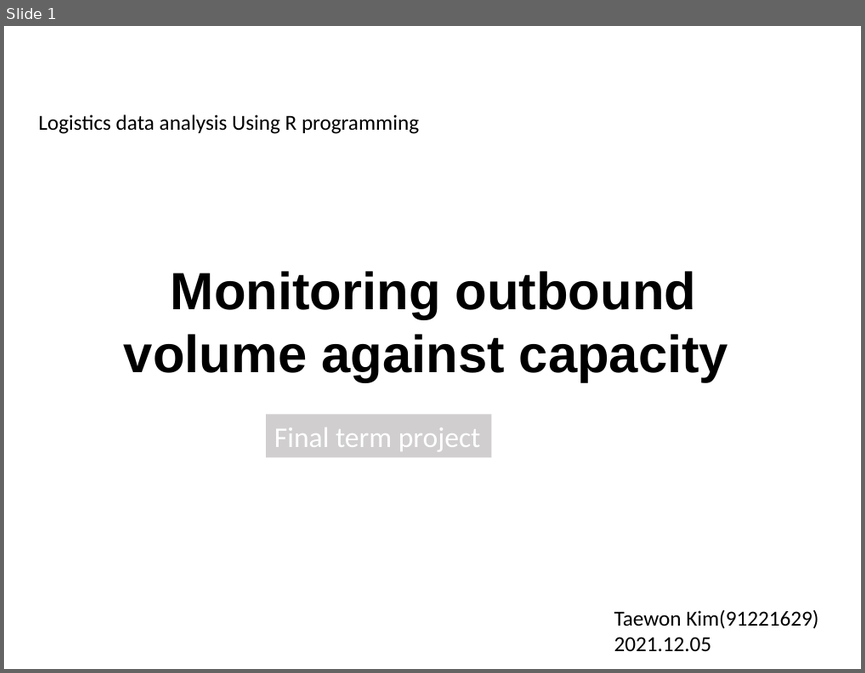
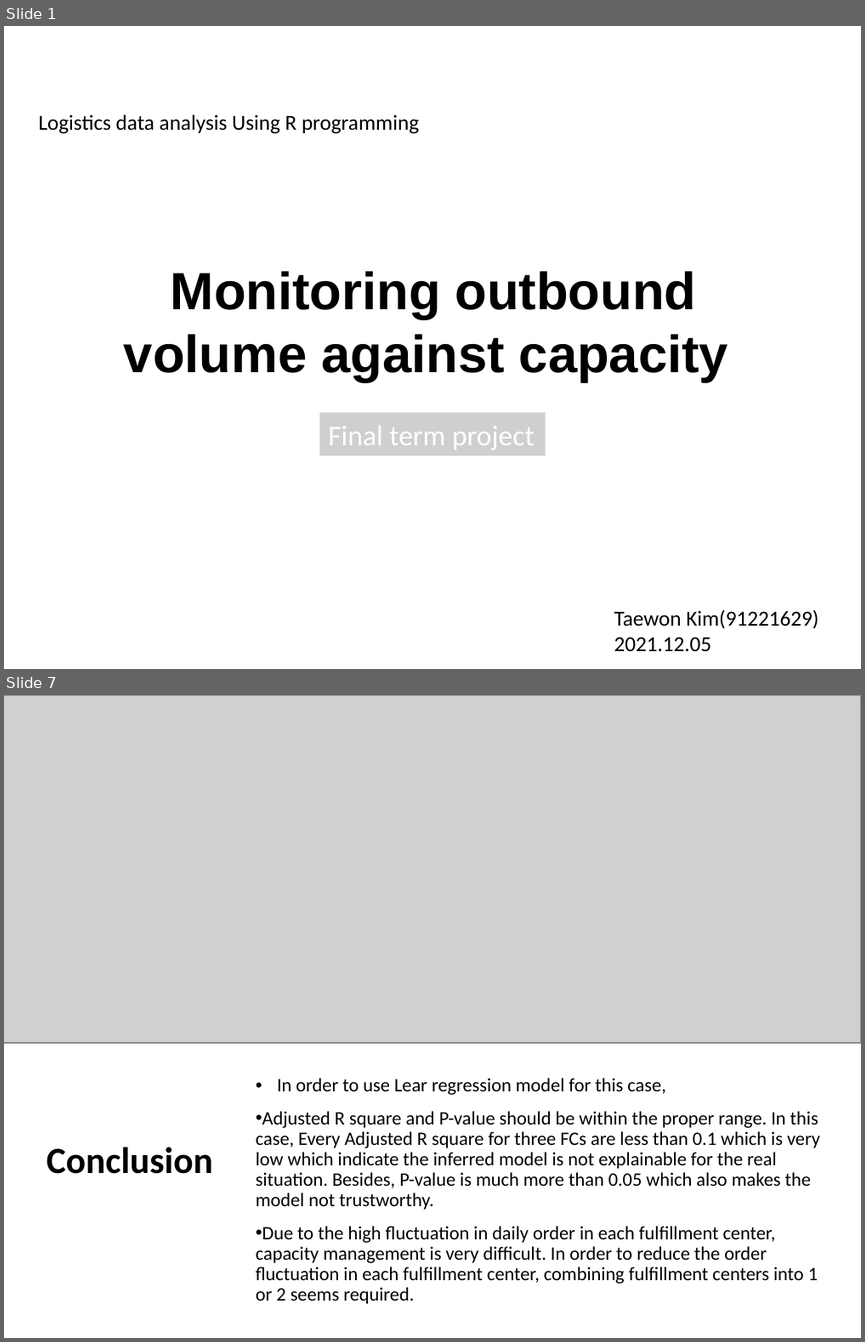
Before and after one commit to TaewinKorea/Final_project, a slide deck: Final term project_Taewon Kim(91221629)_20211205.pptx. Shown one above the other, each under a label of ours: slide 1 before the commit, slides 1 and 7 after it; the slides between them are not shown. The pictures are 865x673 and 865x1342 pixels, drawn with LibreOffice and Linux fonts; fonts in the diff are those of the drawing; grey boxes stand for pictures; background and template pictures are left out. Boxes give left, top, right and bottom in pixels: in the first picture for what was removed or moved away, otherwise in the second. Text is boxed around its words. In the diff, an @@ line names an element or a change of style, - is before the commit and + after.

```diff
--- a/Final term project_Taewon Kim(91221629)_20211205.pptx
+++ b/Final term project_Taewon Kim(91221629)_20211205.pptx
@@ slide 7 added at (x1=4, y1=695, x2=861, y2=1338), background #FFFFFF @@
@@ picture added at (x1=4, y1=695, x2=861, y2=1043) @@
@@ text added at (x1=256, y1=1077, x2=820, y2=1304), 16 pt, text #000000 @@
+• In order to use Lear regression model for this case,
+• Adjusted R square and P-value should be within the proper range. In this case, Every Adjusted R square for three FCs are less than 0.1 which is very low which indicate the inferred model is not explainable for the real situation. Besides, P-value is much more than 0.05 which also makes the model not trustworthy.
+• Due to the high fluctuation in daily order in each fulfillment center, capacity management is very difficult. In order to reduce the order fluctuation in each fulfillment center, combining fulfillment centers into 1 or 2 seems required.
@@ title added at (x1=46, y1=1146, x2=213, y2=1174), 31 pt, text #000000, bold @@
+Conclusion
@@ slide 1 changed as well @@
@@ rectangle "Final term project" moved from (x1=266, y1=414, x2=492, y2=457) to (x1=319, y1=413, x2=545, y2=455) @@
```
Also in this commit, not shown: 2 other slides changed, 3 other slides added, 1 slide removed, 2 other files.
